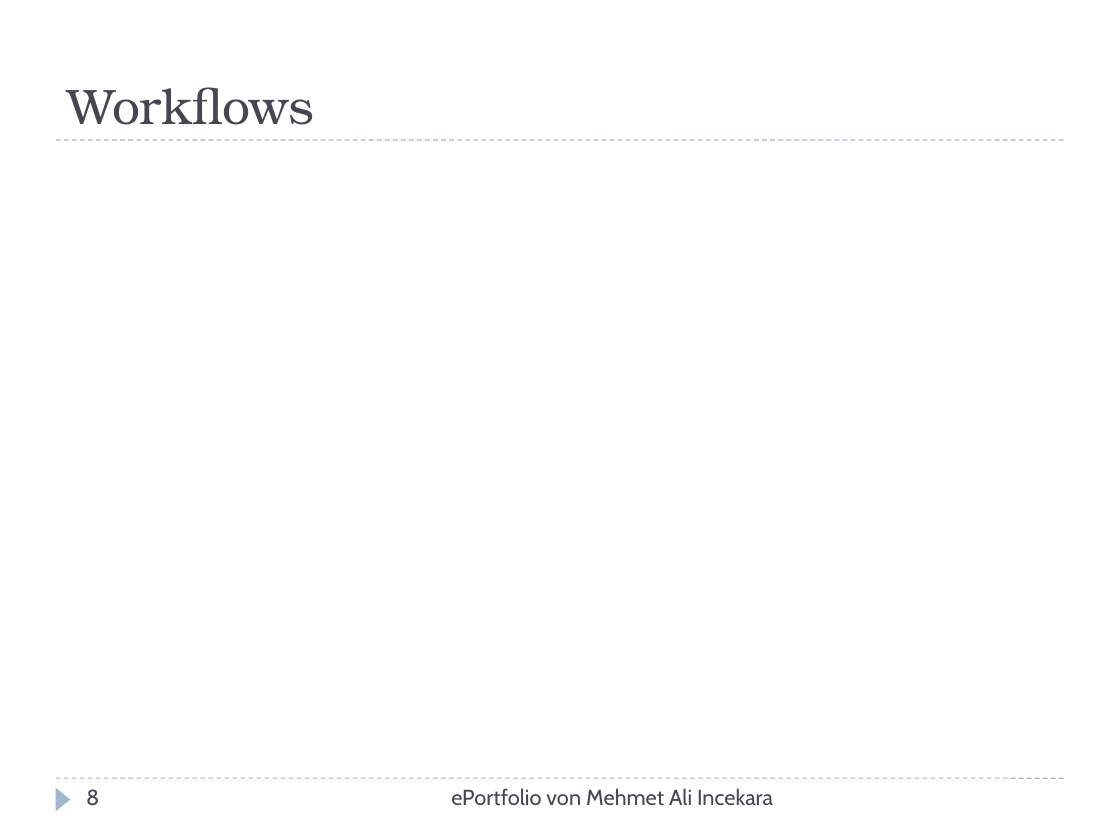
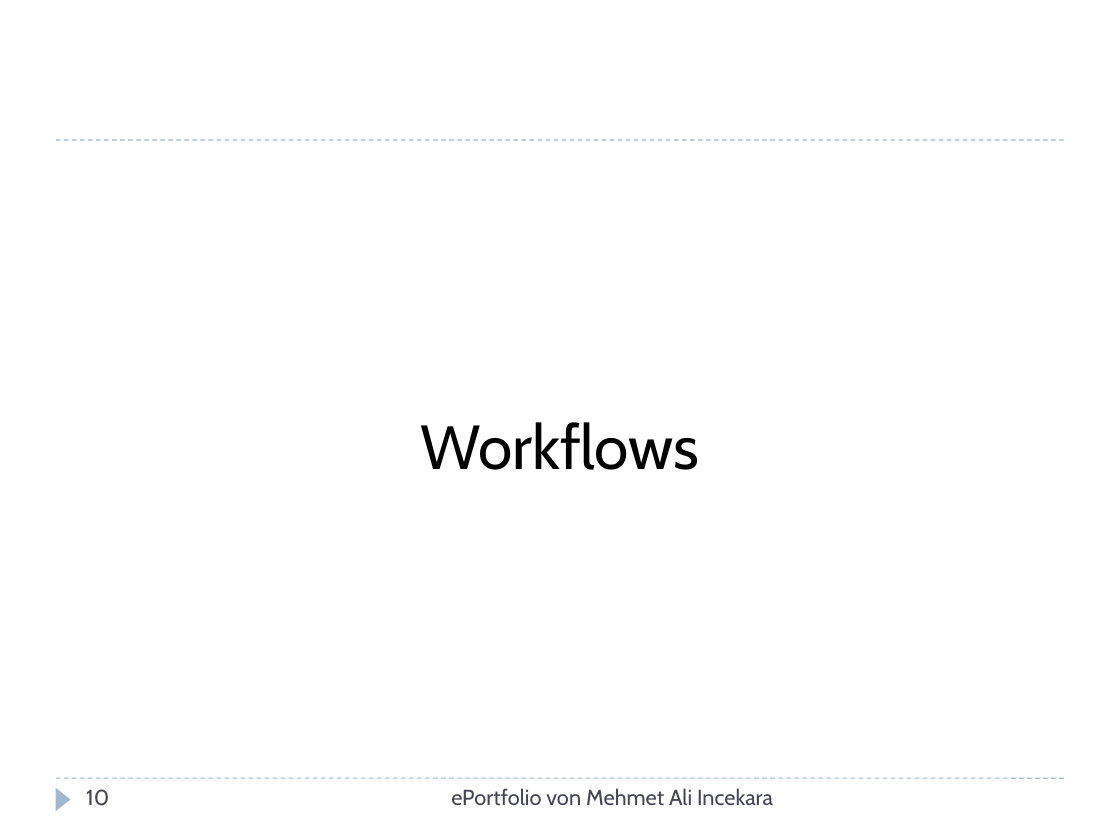
Before and after one commit to xnappy/ePortfolio, a slide deck: slide 10 of Git-und-GitHub.pptx (slide 8 before the commit). Drawn at 1120x840 pixels with LibreOffice and Linux fonts; fonts in the diff are those of the drawing. Boxes give left, top, right and bottom in pixels: in the first picture for what was removed or moved away, otherwise in the second. Text is boxed around its words. In the diff, an @@ line names an element or a change of style, - is before the commit and + after.

```diff
--- a/Git-und-GitHub.pptx
+++ b/Git-und-GitHub.pptx
@@ text "Workflows": place and size @@
-text "Workflows" at [67, 87, 314, 125]
+text "Workflows" at [420, 422, 699, 470]
@@ text "Workflows" at [420, 422, 699, 470]: size 32 to 40 pt, font TeX Gyre Bonum to Cabin, text colour #464653 to #000000; alignment left to centre; more space between paragraphs; vertical alignment bottom to top @@
@@ page number at [86, 789, 109, 806]: text changed @@
-8
+10
```
Also in this commit, not shown: 12 other slides changed, 4 slides added, 3 other files.
